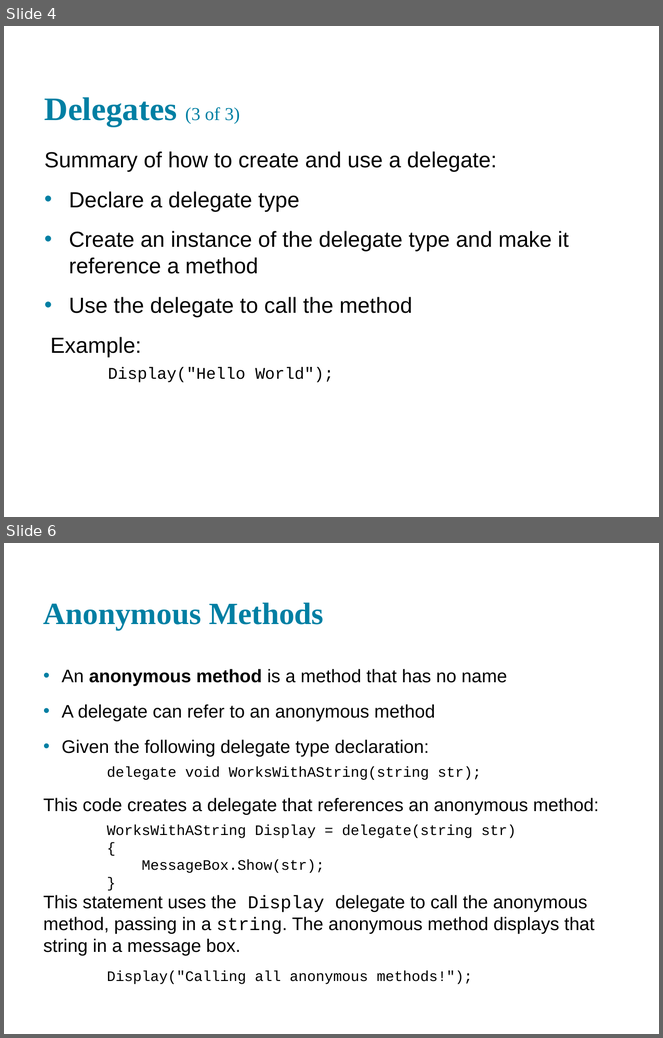
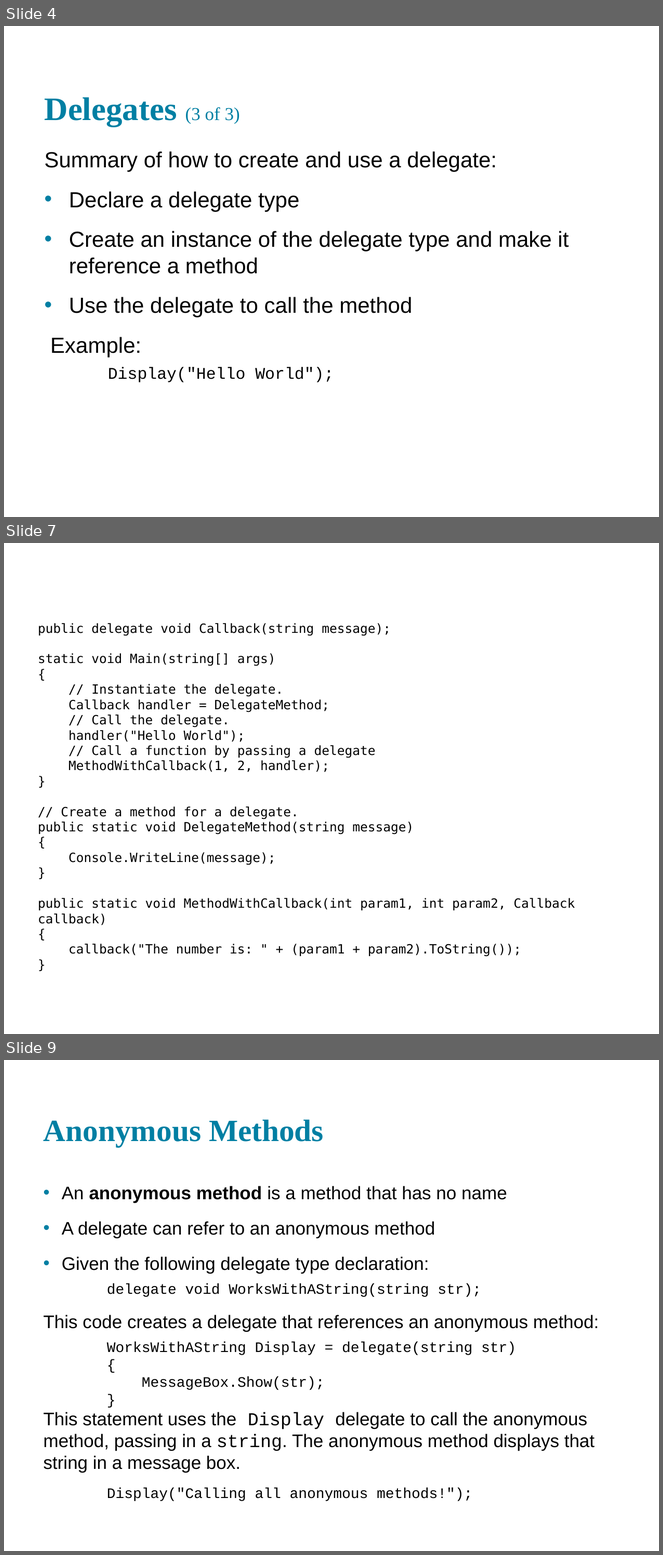
Before and after one commit to mgasoit/csharp_training, a slide deck: ppt/14. C# - Delegates, Anonymous Methods, and Lambda Expressions.pptx. Shown one above the other, each under a label of ours: slides 4 and 6 before the commit, slides 4, 7 and 9 after it; the slides between them are not shown. The pictures are 663x1038 and 663x1555 pixels, drawn with LibreOffice and Linux fonts; fonts in the diff are those of the drawing. Boxes give left, top, right and bottom in pixels: in the first picture for what was removed or moved away, otherwise in the second. Text is boxed around its words. In the diff, an @@ line names an element or a change of style, - is before the commit and + after.

```diff
--- a/ppt/14. C# - Delegates, Anonymous Methods, and Lambda Expressions.pptx
+++ b/ppt/14. C# - Delegates, Anonymous Methods, and Lambda Expressions.pptx
@@ slide 7 added at [4, 543, 659, 1034], background #FFFFFF @@
@@ text added at [38, 623, 575, 957], 14 pt, text #000000 @@
+public delegate void Callback(string message);
+static void Main(string[] args)
+{
+// Instantiate the delegate.
+Callback handler = DelegateMethod;
+// Call the delegate.
+handler("Hello World");
+// Call a function by passing a delegate
+MethodWithCallback(1, 2, handler);
+}
+// Create a method for a delegate.
+public static void DelegateMethod(string message)
+{
+Console.WriteLine(message);
+}
+public static void MethodWithCallback(int param1, int param2, Callback callback)
+{
+callback("The number is: " + (param1 + param2).ToString());
+}
@@ what was slide 6 is now slide 9 @@
```
Also in this commit, not shown: 3 slides changed, 2 other slides added.
